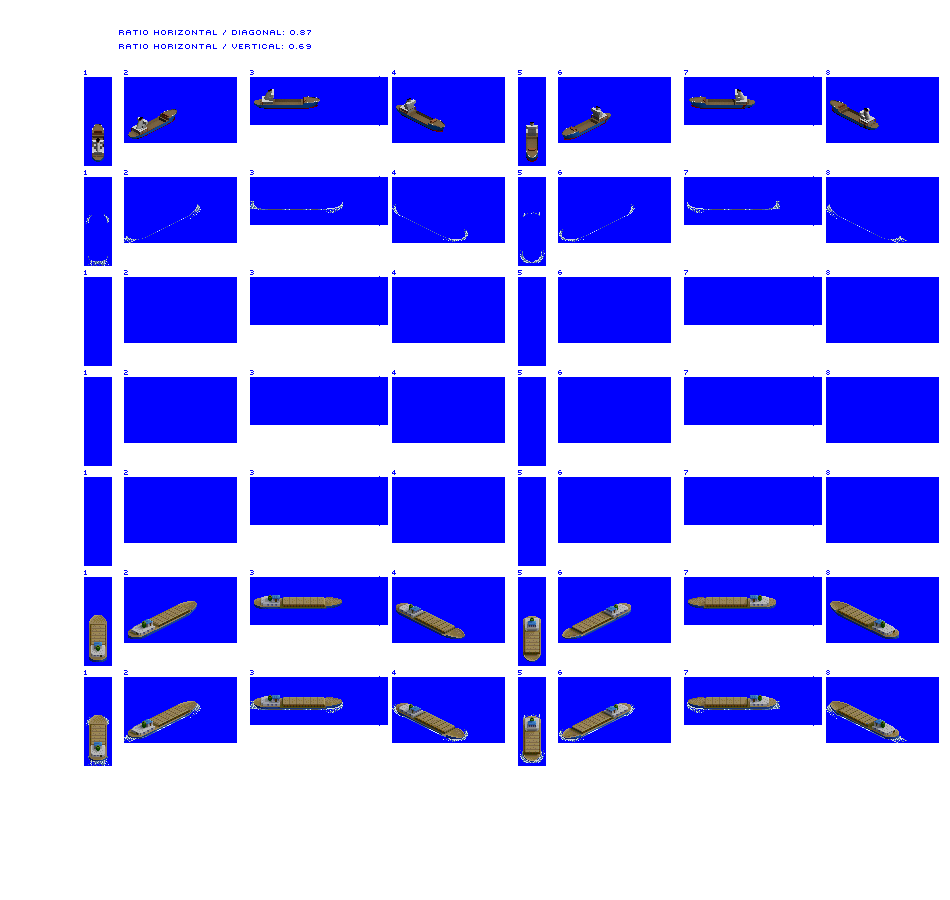
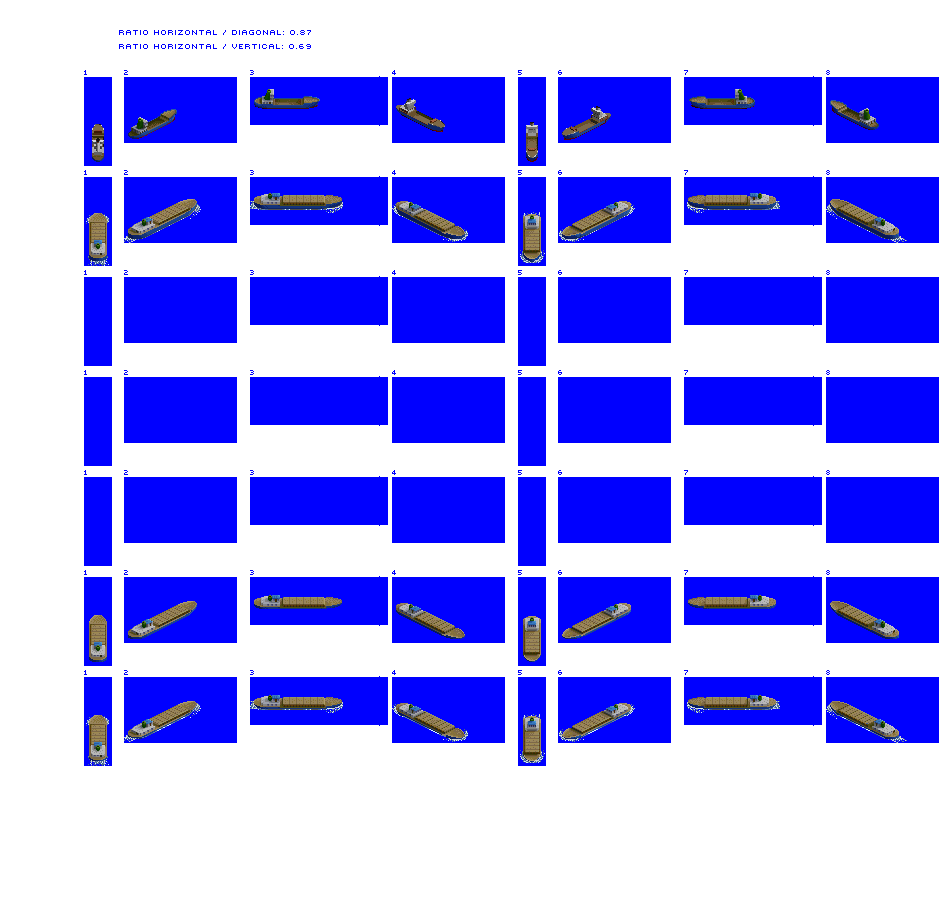
Before/after of a (950, 900) layered artwork. What changed in the layer stack:
painted on "Trader unloaded" over <box>92,89,879,162</box>
showed "River Boat unloaded", painted on it over <box>89,93,899,262</box>
